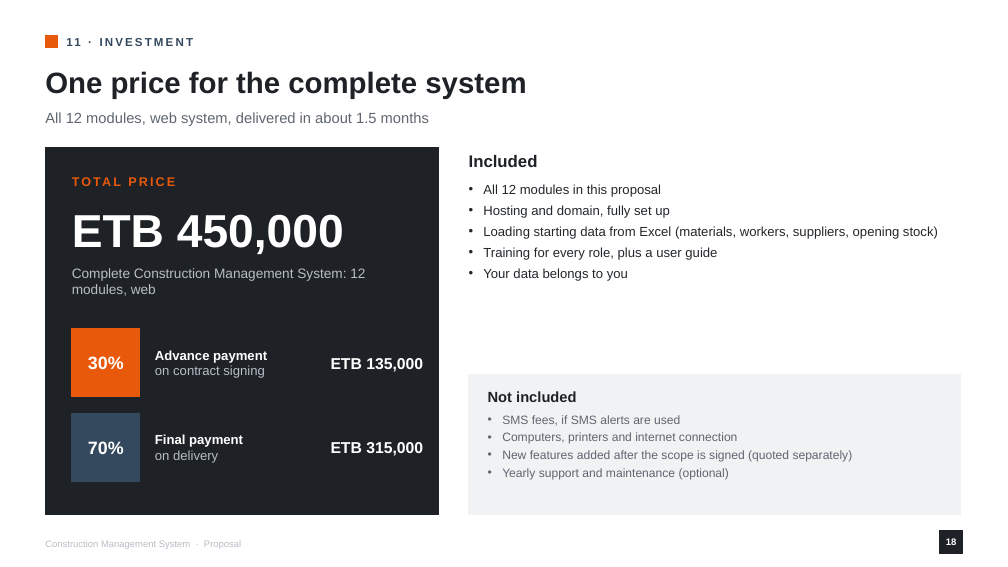
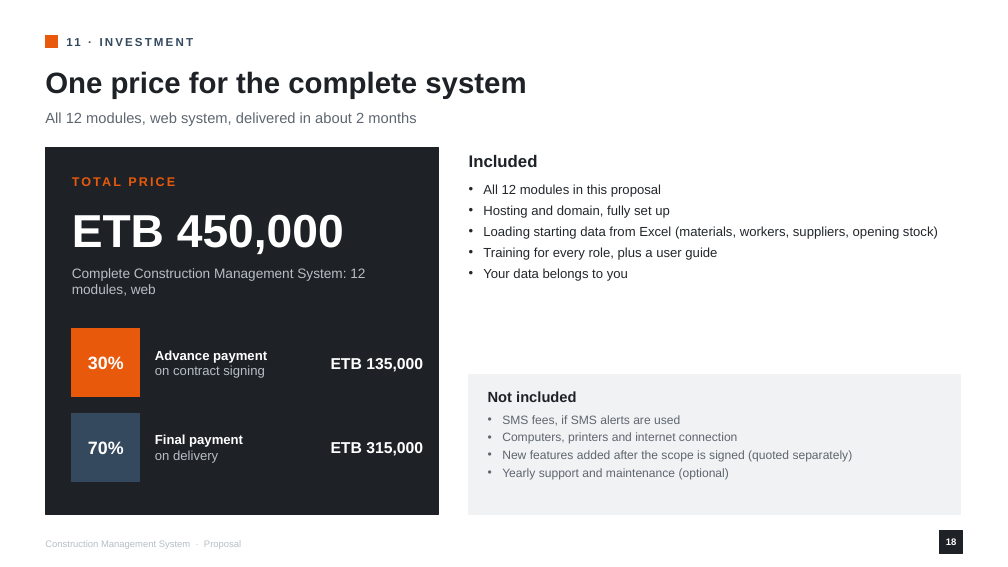
Before and after one commit to Abakas-Tech/ems-client, a slide deck: slide 18 of docs/proposals/Construction_Management_System_Proposal.pptx. Drawn at 1008x567 pixels with LibreOffice and Linux fonts; fonts in the diff are those of the drawing. Boxes give left, top, right and bottom in pixels: in the first picture for what was removed or moved away, otherwise in the second. Text is boxed around its words. In the diff, an @@ line names an element or a change of style, - is before the commit and + after.

```diff
--- a/docs/proposals/Construction_Management_System_Proposal.pptx
+++ b/docs/proposals/Construction_Management_System_Proposal.pptx
@@ text at bbox=[45, 112, 416, 126]: text changed @@
-All 12 modules, web system, delivered in about 1.5 months
+All 12 modules, web system, delivered in about 2 months
```
Also in this commit, not shown: 2 other slides changed.
